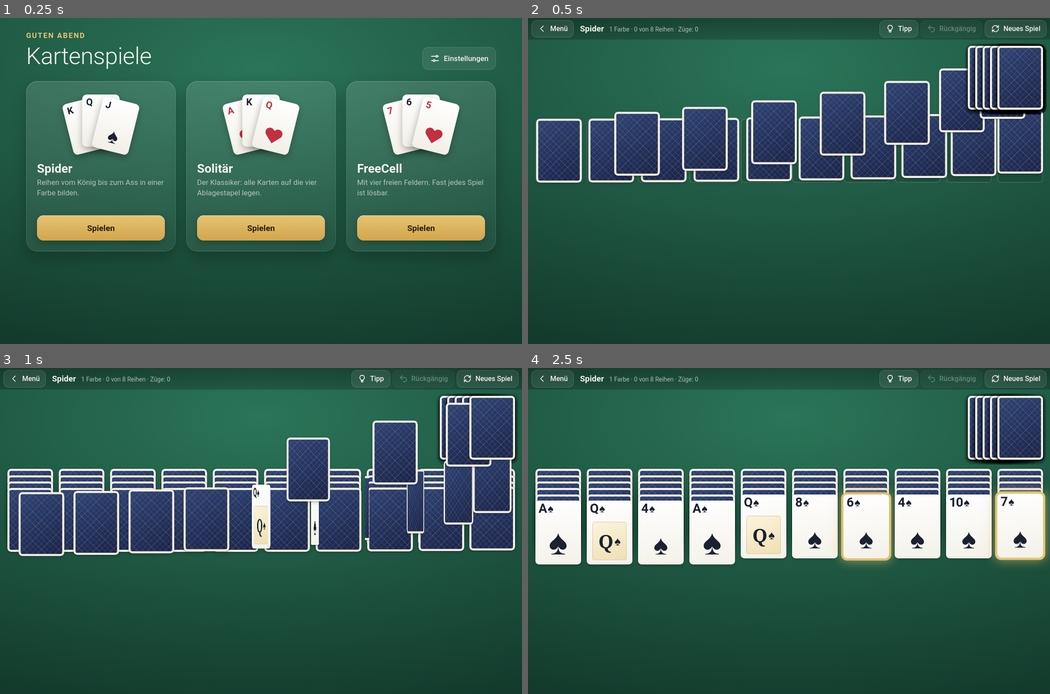
Above: before the commit, frames 1-4 (two rows, left to right).
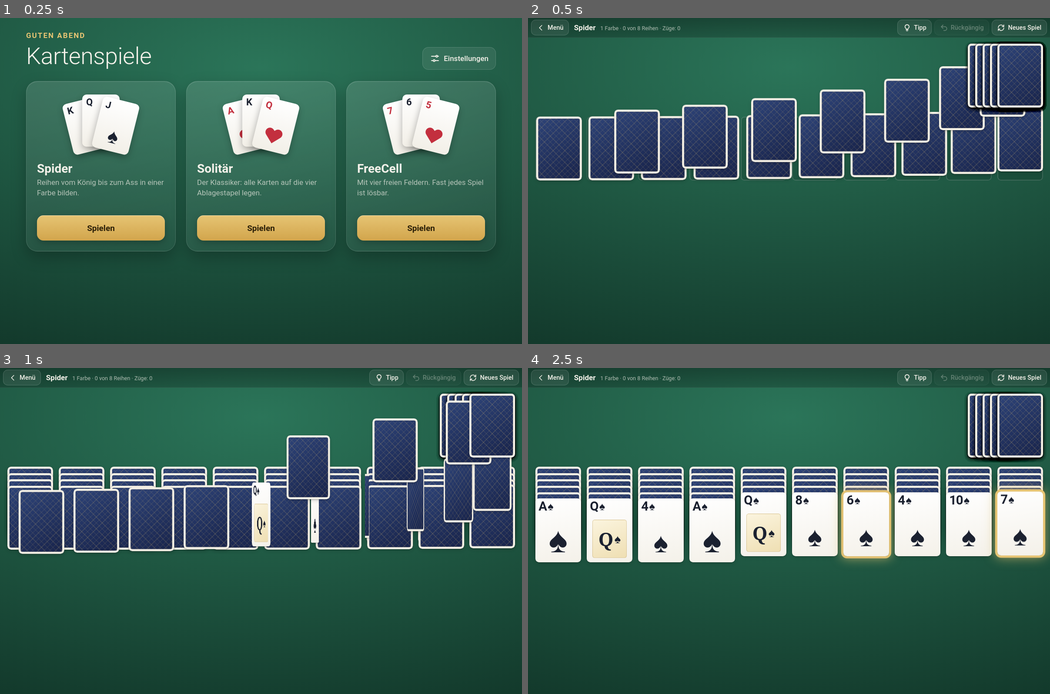
Above: after the commit, the same moments.

Repository: Rammerl/kartenspiele
Game: browser game, page index.html
Two runs of this game, one before a commit and one after it. Both use one fixed random seed, a clock stepped at 60 frames per second and the inputs below.
Inputs (mouse positions are in pixels of both pictures, inside the frame that each line leads up to; where the layout moved, square brackets give the same spot in the first picture):
- Up to frame 1 (0.25 s): no input
- Up to frame 2 (0.5 s): click "Spielen" at 0.27 s
- Up to frame 3 (1 s): no input
- Up to frame 4 (2.5 s): move the mouse to (789, 563) at 1.07 s; click (867, 524) [867, 527] at 1.27 s; move the mouse to (684, 498) at 1.67 s; click "Tipp" at 1.87 s; press the mouse at (893, 482) at 2.27 s; release the mouse at (789, 465) at 2.4 s; click (1018, 524) [1018, 527] at 2.47 s

Frame 1 is identical in both runs. In frame 2, 8.8% of the frame differs, in the area x 0-100%, y 0-51%; in frame 3, 12%, in the area x 0-100%, y 0-58%; in frame 4, 10%.

Commit message:
Leiste relativ zur Bildschirmhöhe, Updates sofort anzeigen, Versionsnummer
Co-Authored-By: Claude Opus 5.5 <noreply@anthropic.com>

Diff:
--- a/app.js
+++ b/app.js
@@ -1,6 +1,7 @@
 'use strict';
 /* Oberfläche: Startseite, Spielfeld, Ziehen/Tippen, Rückgängig, Tipp, Speichern */
 
+const VERSION = 4; // zusammen mit CACHE in sw.js erhöhen
 const GAMES = { spider: Spider, klondike: Klondike, freecell: FreeCell };
 const SUIT = { s: '♠︎', h: '♥︎', d: '♦︎', c: '♣︎' };
 const DESC = {
@@ -117,7 +118,8 @@
      <div class="opt"><label>Karte automatisch anlegen durch</label>${seg('tap', [['double', 'Doppeltippen'], ['single', 'Einmal tippen']])}</div>
      <div class="opt"><label>Beschriftung der Bildkarten</label>${seg('labels', [['jqk', 'J · Q · K'], ['bdk', 'B · D · K']])}</div>
      <div class="opt"><label>Tischfarbe</label><div class="swatches" data-key="table">${sw}</div></div>
-     <div class="acts"><button class="btn primary" data-act="close">Fertig</button></div>`,
+     <div class="acts"><button class="btn primary" data-act="close">Fertig</button></div>
+     <p class="version">Version ${VERSION}</p>`,
     { close: closeModal }
   );
 }
@@ -171,6 +173,7 @@
 function showHome() {
   if (G) save();
   G = null;
+  if (reloadPending) { location.reload(); return; }
   closeModal();
   $('game').classList.add('hidden');
   $('home').classList.remove('hidden');
@@ -594,7 +597,17 @@
 window.addEventListener('resize', () => { if (G) render(false); });
 document.addEventListener('visibilitychange', () => { if (document.hidden) save(); });
 
-if ('serviceWorker' in navigator) navigator.serviceWorker.register('sw.js').catch(() => {});
+// Neue Version wurde im Hintergrund geladen: sofort neu laden, im Spiel erst beim Wechsel ins Menü
+let reloadPending = false;
+if ('serviceWorker' in navigator) {
+  const hadController = !!navigator.serviceWorker.controller;
+  navigator.serviceWorker.addEventListener('controllerchange', () => {
+    if (!hadController) return;
+    if (G) reloadPending = true;
+    else location.reload();
+  });
+  navigator.serviceWorker.register('sw.js').catch(() => {});
+}
 
 applyTable();
 if (history.state && history.state.game) history.replaceState(null, '');
--- a/style.css
+++ b/style.css
@@ -82,18 +82,25 @@
 
 /* ---------- Spielleiste ---------- */
 .bar {
-  flex: none; height: 50px;
-  display: flex; align-items: center; gap: 8px;
-  padding: 0 8px;
+  /* Höhe wächst mit dem Bildschirm: ca. 6 % der Höhe, zwischen 38 und 60 px */
+  --bar: clamp(38px, 6vh, 60px);
+  flex: none; height: var(--bar);
+  display: flex; align-items: center; gap: calc(var(--bar) * .16);
+  padding: 0 calc(var(--bar) * .16);
   background: linear-gradient(rgba(0,0,0,.34), rgba(0,0,0,.2));
   border-bottom: 1px solid rgba(255,255,255,.08);
 }
-.ttl { flex: 1; min-width: 0; display: flex; align-items: baseline; gap: 12px; padding-left: 6px; white-space: nowrap; }
-.ttl strong { font-size: 19px; font-weight: 600; }
-.ttl small { font-size: 14px; color: var(--muted); overflow: hidden; text-overflow: ellipsis; }
-.tb-group { display: flex; gap: 6px; }
-.bar .tb { height: 40px; padding: 0 13px; font-size: 16px; border-radius: 12px; }
-.bar .tb svg { width: 21px; height: 21px; }
+.ttl { flex: 1; min-width: 0; display: flex; align-items: baseline; gap: calc(var(--bar) * .24); padding-left: calc(var(--bar) * .1); white-space: nowrap; }
+.ttl strong { font-size: calc(var(--bar) * .38); font-weight: 600; }
+.ttl small { font-size: calc(var(--bar) * .28); color: var(--muted); overflow: hidden; text-overflow: ellipsis; }
+.tb-group { display: flex; gap: calc(var(--bar) * .12); }
+.bar .tb {
+  height: calc(var(--bar) * .8); padding: 0 calc(var(--bar) * .26);
+  gap: calc(var(--bar) * .14);
+  font-size: calc(var(--bar) * .32); border-radius: calc(var(--bar) * .24);
+}
+.bar .tb svg { width: calc(var(--bar) * .42); height: calc(var(--bar) * .42); }
+.version { margin-top: 18px; text-align: center; font-size: 13px; color: #8a918c; }
 .tb {
   display: flex; align-items: center; gap: 8px;
   height: 52px; padding: 0 16px;
--- a/sw.js
+++ b/sw.js
@@ -2,7 +2,7 @@
 /* Offline-Speicher: alle Dateien werden bei der Installation abgelegt.
    Für ein Update die Versionsnummer erhöhen – das Tablet holt sich die
    neue Fassung beim nächsten Start mit Internet. */
-const CACHE = 'kartenspiele-v3';
+const CACHE = 'kartenspiele-v4';
 const FILES = [
   './', 'index.html', 'style.css', 'games.js', 'app.js',
   'manifest.webmanifest', 'icon-192.png', 'icon-512.png', 'apple-touch-icon.png',
